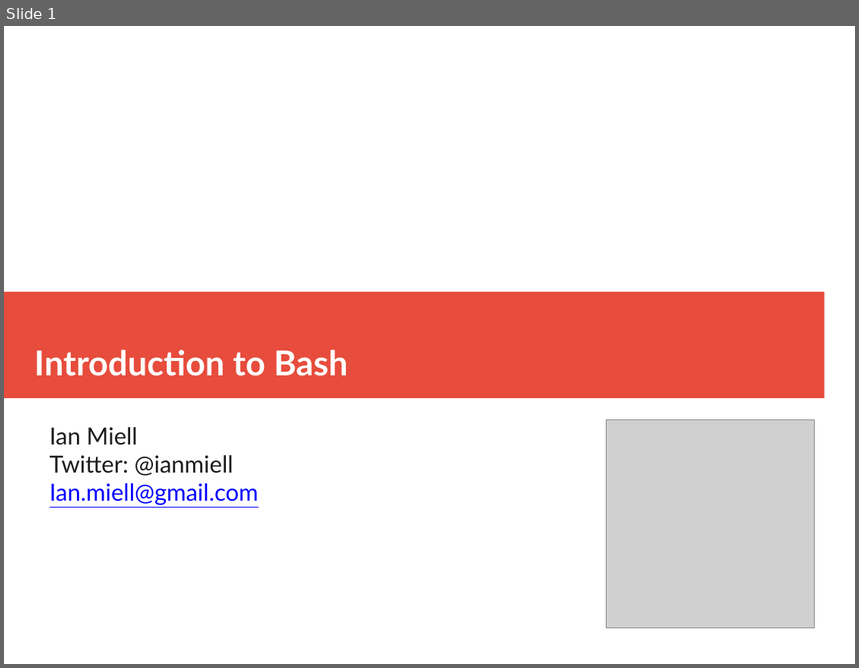
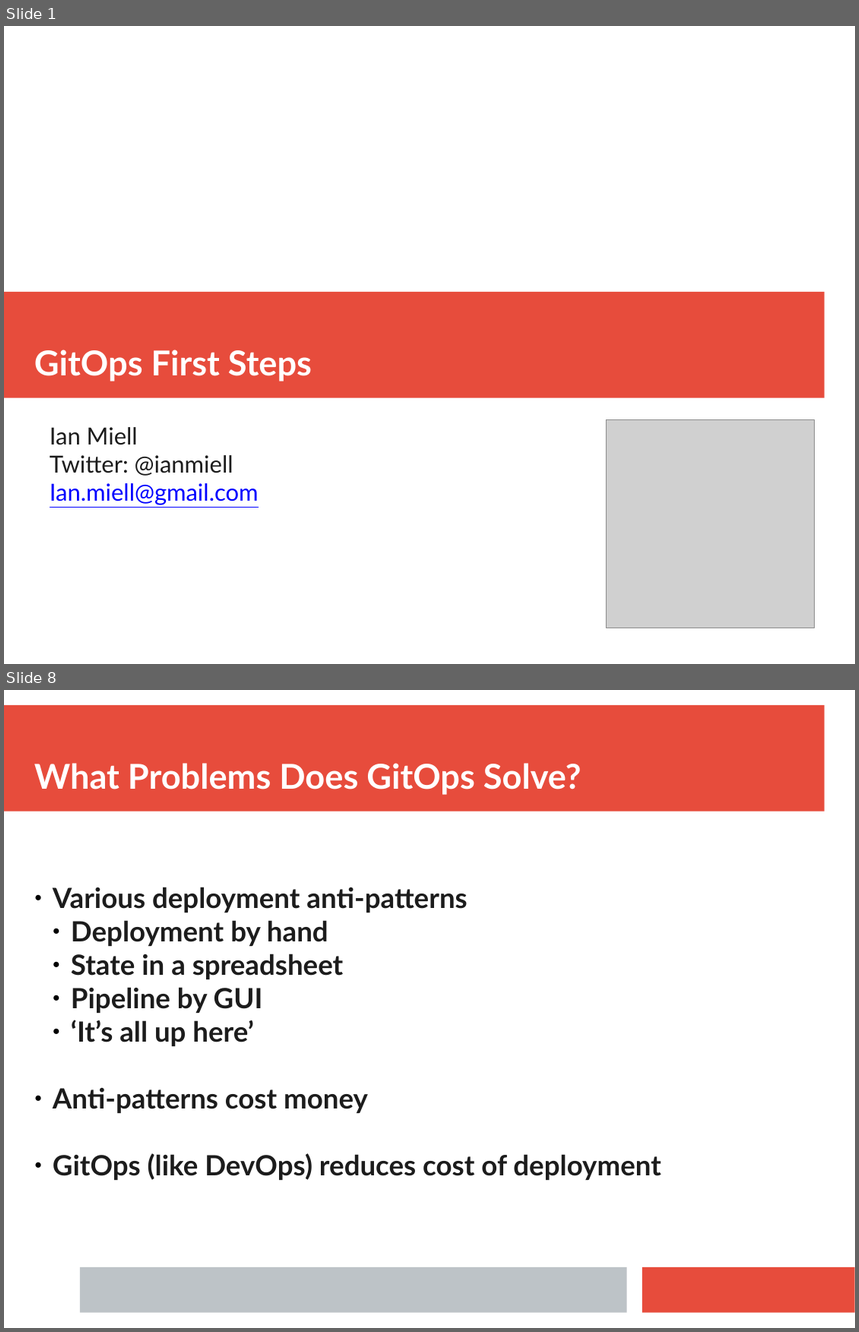
Before and after one commit to ianmiell/gitops-first-steps, a slide deck: slides/gitops_first_steps.pptx. Shown one above the other, each under a label of ours: slide 1 before the commit, slides 1 and 8 after it; the slides between them are not shown. The pictures are 859x668 and 859x1332 pixels, drawn with LibreOffice and Linux fonts; fonts in the diff are those of the drawing; grey boxes stand for pictures. Boxes give left, top, right and bottom in pixels: in the first picture for what was removed or moved away, otherwise in the second. Text is boxed around its words. In the diff, an @@ line names an element or a change of style, - is before the commit and + after.

```diff
--- a/slides/gitops_first_steps.pptx
+++ b/slides/gitops_first_steps.pptx
@@ slide 8 added at box(4, 690, 855, 1328), background #FFFFFF @@
@@ rectangle added at box(4, 705, 825, 812), fill #E74C3C @@
@@ text added at box(34, 763, 582, 795), 32 pt, text #FFFFFF, bold @@
+What Problems Does GitOps Solve?
@@ text added at box(53, 887, 661, 1180), 26 pt, text #1C1C1C, bold @@
+● Various deployment anti-patterns
+  ● Deployment by hand
+  ● State in a spreadsheet
+  ● Pipeline by GUI
+  ● ‘It’s all up here’
+● Anti-patterns cost money
+● GitOps (like DevOps) reduces cost of deployment
@@ rectangle added at box(80, 1268, 626, 1313), fill #BDC3C7 @@
@@ rectangle added at box(643, 1268, 855, 1313), fill #E74C3C @@
@@ slide 1 changed as well @@
@@ text at box(34, 350, 312, 382): text changed @@
-Introduction to Bash
+GitOps First Steps
```
Also in this commit, not shown: 1 other slide changed, 28 other slides added, 62 slides removed.
